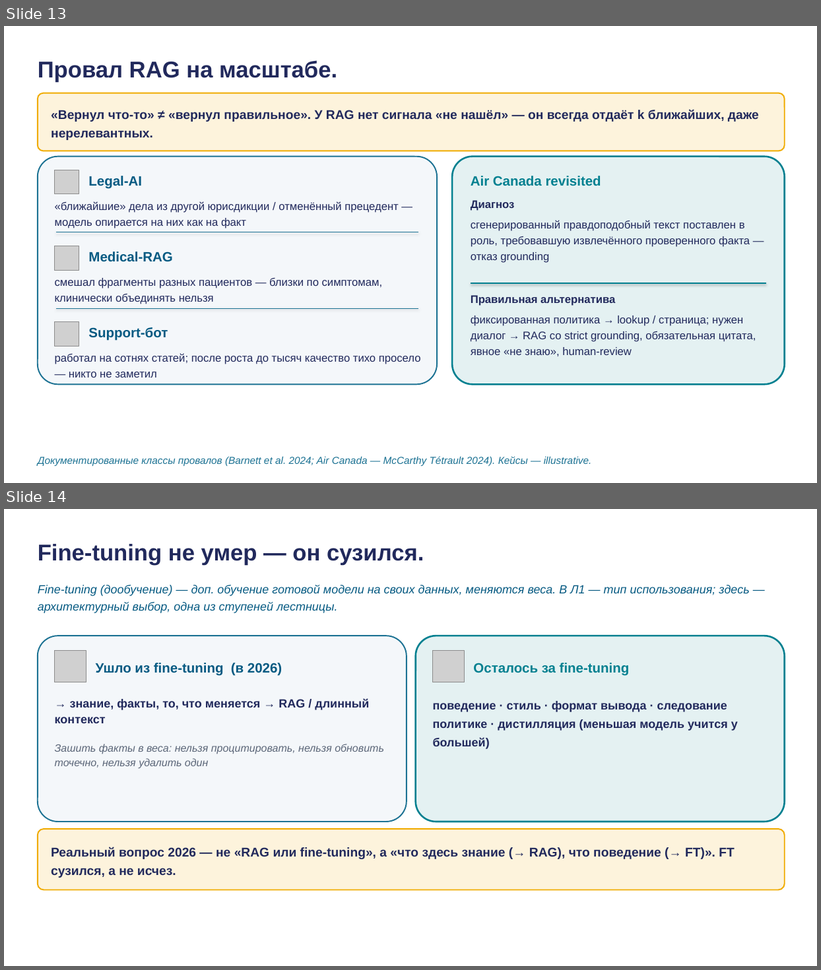
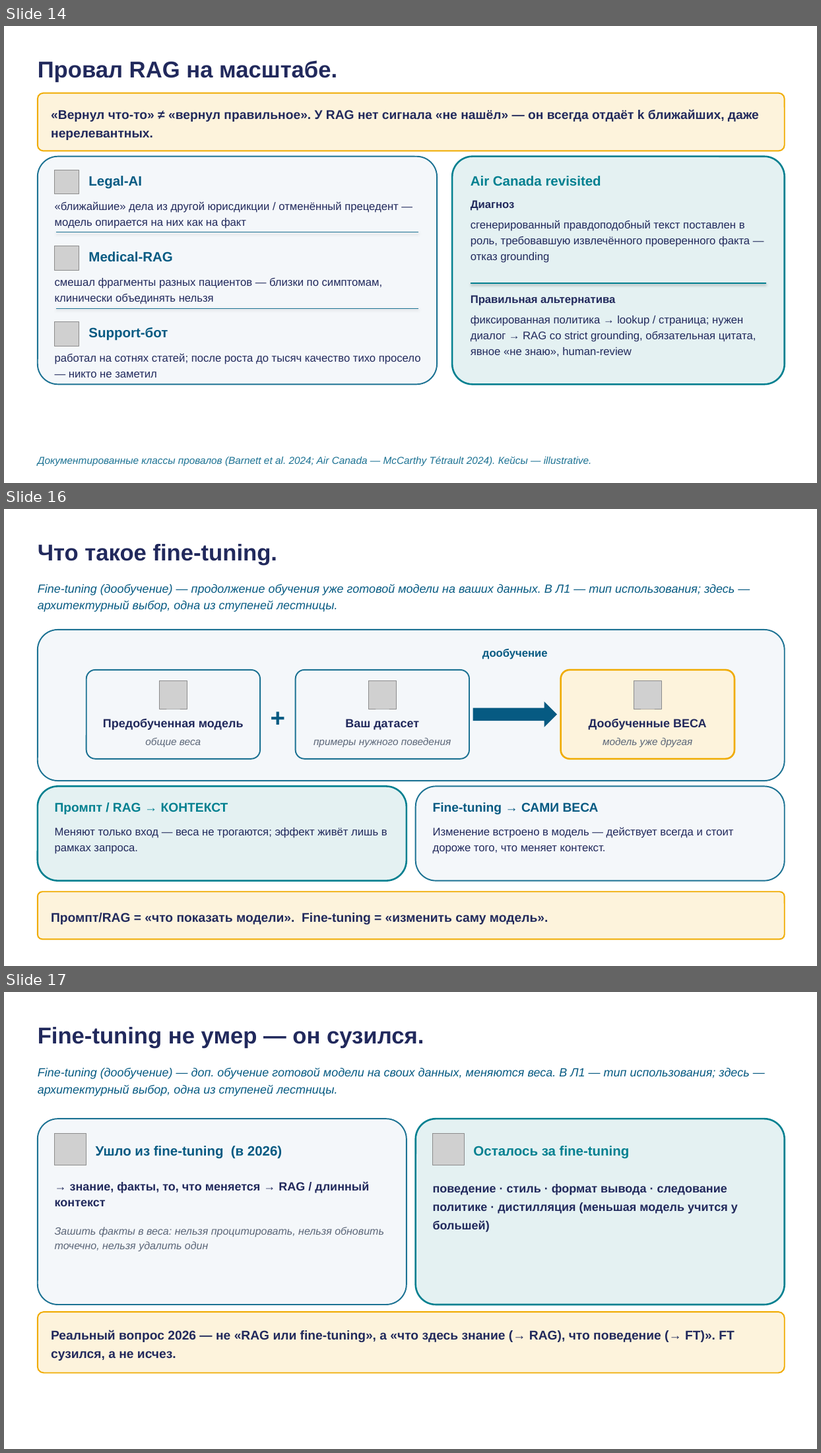
Before and after one commit to tellina-study/AI-usage-lessons, a slide deck: library/lectures/lec-03/rendered/lec-03.pptx. Shown one above the other, each under a label of ours: slides 13 and 14 before the commit, slides 14, 16 and 17 after it; the slides between them are not shown. The pictures are 821x970 and 821x1453 pixels, drawn with LibreOffice and Linux fonts; fonts in the diff are those of the drawing; grey boxes stand for pictures. Boxes give left, top, right and bottom in pixels: in the first picture for what was removed or moved away, otherwise in the second. Text is boxed around its words. In the diff, an @@ line names an element or a change of style, - is before the commit and + after.

```diff
--- a/library/lectures/lec-03/rendered/lec-03.pptx
+++ b/library/lectures/lec-03/rendered/lec-03.pptx
@@ slide 16 added at (4,509,817,966), background #FFFFFF @@
@@ text added at (38,544,277,565), 27 pt, text #21295C, bold @@
+Что такое fine-tuning.
@@ text added at (38,584,735,612), 14 pt, text #065A82, italic @@
+Fine-tuning (дообучение) — продолжение обучения уже готовой модели на ваших данных. В Л1 — тип использования; здесь — архитектурный выбор, одна из ступеней лестницы.
@@ rounded rectangle added at (38,630,785,781), fill #F4F7FA, outline #1C7293 1.5 pt @@
@@ text added at (482,648,548,659), 13 pt, text #065A82, bold @@
+дообучение
@@ rounded rectangle added at (86,670,260,759), fill #F4F7FA, outline #1C7293 1.5 pt @@
@@ picture added at (159,681,187,709) @@
@@ rounded rectangle added at (296,670,469,759), fill #F4F7FA, outline #1C7293 1.5 pt @@
@@ picture added at (368,681,396,709) @@
@@ rounded rectangle added at (561,670,735,759), fill #FDF3DC, outline #F0AB00 2 pt @@
@@ picture added at (634,681,661,709) @@
@@ text added at (260,695,296,734), 30 pt, text #065A82, bold @@
++
@@ right arrow added at (473,702,557,727), fill #065A82 @@
@@ text added at (103,719,244,730), 14 pt, text #21295C, bold @@
+Предобученная модель
@@ text added at (345,719,419,730), 14 pt, text #21295C, bold @@
+Ваш датасет
@@ text added at (589,719,707,730), 14 pt, text #21295C, bold @@
+Дообученные ВЕСА
@@ text added at (145,738,201,747), 12 pt, text #5B6678, italic @@
+общие веса
@@ text added at (314,738,451,747), 12 pt, text #5B6678, italic @@
+примеры нужного поведения
@@ text added at (603,738,692,747), 12 pt, text #5B6678, italic @@
+модель уже другая
@@ rounded rectangle added at (38,787,407,881), fill #E4F1F2, outline #028090 2 pt @@
@@ text added at (55,803,228,815), 15 pt, text #028090, bold @@
+Промпт / RAG → КОНТЕКСТ
@@ rounded rectangle added at (416,787,785,881), fill #F4F7FA, outline #1C7293 1.5 pt @@
@@ text added at (433,803,599,815), 15 pt, text #065A82, bold @@
+Fine-tuning → САМИ ВЕСА
@@ text added at (55,828,387,854), 13 pt, text #21295C @@
+Меняют только вход — веса не трогаются; эффект живёт лишь в рамках запроса.
@@ text added at (433,827,734,854), 13 pt, text #21295C @@
+Изменение встроено в модель — действует всегда и стоит дороже того, что меняет контекст.
@@ rounded rectangle added at (38,892,785,940), fill #FDF3DC, outline #F0AB00 1.5 pt @@
@@ text added at (51,913,548,925), 15 pt, text #21295C, bold @@
+Промпт/RAG = «что показать модели». Fine-tuning = «изменить саму модель».
@@ what was slide 13 is now slide 14 @@
@@ what was slide 14 is now slide 17 @@
```
Also in this commit, not shown: 1 slide changed, 5 other slides added, 30 other files.
